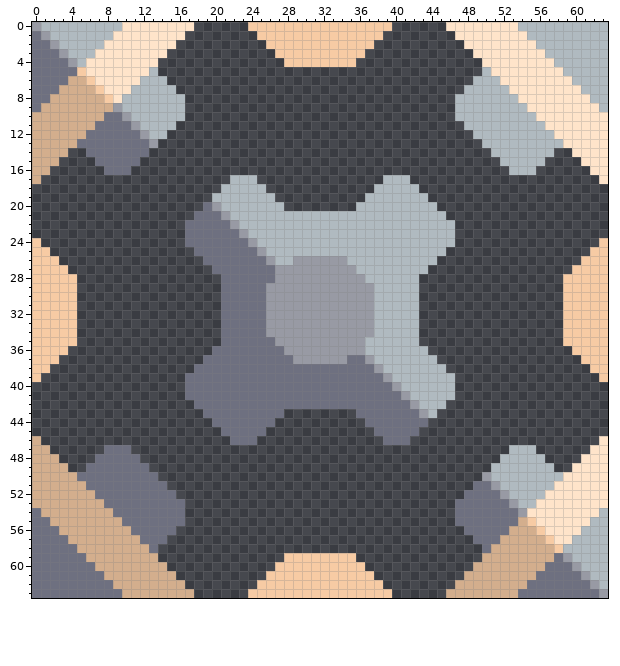
Pixel-art sprite, stored at sprites/blocks/production/sand/pulverizer-ii.png. Above: the version before the commit.
The file is 64x64 pixels.
After:
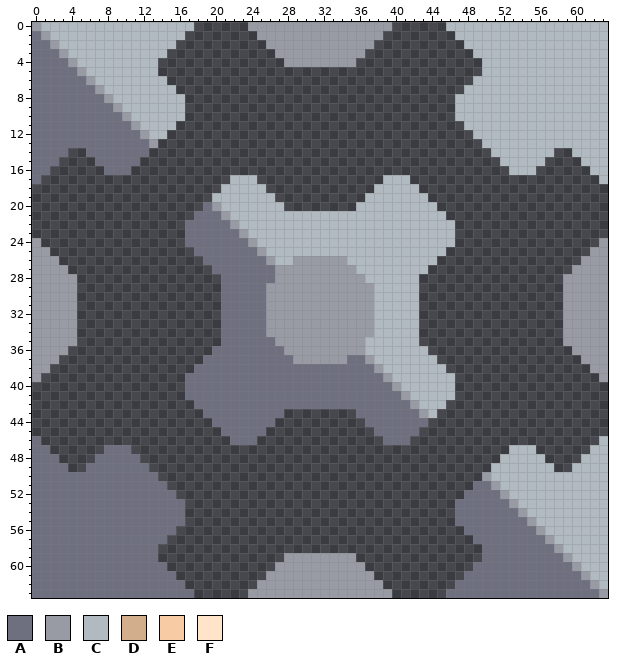
Palette (. is transparent): A #6e7080  B #989aa4  C #b0bac0  D #d3ae8d  E #f7cba4  F #ffe4ca
Changes in this commit:
y 0: x 10..17 FFFFFFFF -> CCCCCCCC; x 24..39 EEEEEEEEEEEEEEEE -> BBBBBBBBBBBBBBBB; x 46..53 FFFFFFFF -> CCCCCCCC
y 1: x 9..16 FFFFFFFF -> CCCCCCCC; x 25..38 EEEEEEEEEEEEEE -> BBBBBBBBBBBBBB; x 47..54 FFFFFFFF -> CCCCCCCC
y 2: x 8..15 FFFFFFFF -> CCCCCCCC; x 26..37 EEEEEEEEEEEE -> BBBBBBBBBBBB; x 48..55 FFFFFFFF -> CCCCCCCC
y 3: x 7..14 FFFFFFFF -> CCCCCCCC; x 27..36 EEEEEEEEEE -> BBBBBBBBBB; x 49..56 FFFFFFFF -> CCCCCCCC
y 4: x 6..13 FFFFFFFF -> CCCCCCCC; x 28..35 EEEEEEEE -> BBBBBBBB; x 50..57 FFFFFFFF -> CCCCCCCC
y 5: x 5..12 EFFFFFFF -> BCCCCCCC; x 51..58 FFFFFFFF -> CCCCCCCC
y 6: x 4..11 DDEFFFFF -> AABCCCCC; x 52..59 FFFFFFFF -> CCCCCCCC
y 7: x 3..10 DDDDEFFF -> AAAABCCC; x 53..60 FFFFFFFF -> CCCCCCCC
y 8: x 2..9 DDDDDDEF -> AAAAAABC; x 54..61 FFFFFFFF -> CCCCCCCC
y 9: x 1..8 DDDDDDDD -> AAAAAAAA; x 55..62 FFFFFFFF -> CCCCCCCC
y 10: x 0..7 DDDDDDDD -> AAAAAAAA; x 56..63 FFFFFFFF -> CCCCCCCC
y 11: x 0..6 DDDDDDD -> AAAAAAA; x 57..63 FFFFFFF -> CCCCCCC
y 12: x 0..5 DDDDDD -> AAAAAA; x 58..63 FFFFFF -> CCCCCC
y 13: x 0..4 DDDDD -> AAAAA; x 59..63 FFFFF -> CCCCC
y 14: x 0..3 DDDD -> AAAA; x 60..63 FFFF -> CCCC
y 15: x 0..2 DDD -> AAA; x 61..63 FFF -> CCC
y 16: x 0..1 DD -> AA; x 62..63 FF -> CC
y 17: x 0 D -> A; x 63 F -> C
y 24: x 0 E -> B; x 63 E -> B
y 25: x 0..1 EE -> BB; x 62..63 EE -> BB
y 26: x 0..2 EEE -> BBB; x 61..63 EEE -> BBB
y 27: x 0..3 EEEE -> BBBB; x 60..63 EEEE -> BBBB
y 28..35: x 0..4 EEEEE -> BBBBB; x 59..63 EEEEE -> BBBBB
y 36: x 0..3 EEEE -> BBBB; x 60..63 EEEE -> BBBB
y 37: x 0..2 EEE -> BBB; x 61..63 EEE -> BBB
y 38: x 0..1 EE -> BB; x 62..63 EE -> BB
y 39: x 0 E -> B; x 63 E -> B
y 46: x 0 D -> A; x 63 F -> C
y 47: x 0..1 DD -> AA; x 62..63 FF -> CC
y 48: x 0..2 DDD -> AAA; x 61..63 FFF -> CCC
y 49: x 0..3 DDDD -> AAAA; x 60..63 FFFF -> CCCC
y 50: x 0..4 DDDDD -> AAAAA; x 59..63 FFFFF -> CCCCC
y 51: x 0..5 DDDDDD -> AAAAAA; x 58..63 FFFFFF -> CCCCCC
y 52: x 0..6 DDDDDDD -> AAAAAAA; x 57..63 FFFFFFF -> CCCCCCC
y 53: x 0..7 DDDDDDDD -> AAAAAAAA; x 56..63 FFFFFFFF -> CCCCCCCC
y 54: x 1..8 DDDDDDDD -> AAAAAAAA; x 55..62 FFFFFFFF -> CCCCCCCC
y 55: x 2..9 DDDDDDDD -> AAAAAAAA; x 54..61 DEFFFFFF -> ABCCCCCC
y 56: x 3..10 DDDDDDDD -> AAAAAAAA; x 53..60 DDDEFFFF -> AAABCCCC
y 57: x 4..11 DDDDDDDD -> AAAAAAAA; x 52..59 DDDDDEFF -> AAAAABCC
y 58: x 5..12 DDDDDDDD -> AAAAAAAA; x 51..58 DDDDDDDE -> AAAAAAAB
y 59: x 6..13 DDDDDDDD -> AAAAAAAA; x 28..35 EEEEEEEE -> BBBBBBBB; x 50..57 DDDDDDDD -> AAAAAAAA
y 60: x 7..14 DDDDDDDD -> AAAAAAAA; x 27..36 EEEEEEEEEE -> BBBBBBBBBB; x 49..56 DDDDDDDD -> AAAAAAAA
y 61: x 8..15 DDDDDDDD -> AAAAAAAA; x 26..37 EEEEEEEEEEEE -> BBBBBBBBBBBB; x 48..55 DDDDDDDD -> AAAAAAAA
y 62: x 9..16 DDDDDDDD -> AAAAAAAA; x 25..38 EEEEEEEEEEEEEE -> BBBBBBBBBBBBBB; x 47..54 DDDDDDDD -> AAAAAAAA
y 63: x 10..17 DDDDDDDD -> AAAAAAAA; x 24..39 EEEEEEEEEEEEEEEE -> BBBBBBBBBBBBBBBB; x 46..53 DDDDDDDD -> AAAAAAAA
Changed places in both pictures, as pixel boxes (x1, y1, x2, y2):
changed: (32, 22, 194, 184)
changed: (248, 22, 392, 67)
changed: (446, 22, 608, 184)
changed: (32, 238, 77, 382)
changed: (563, 238, 608, 382)
changed: (32, 436, 194, 598)
changed: (446, 436, 608, 598)
changed: (248, 553, 392, 598)
